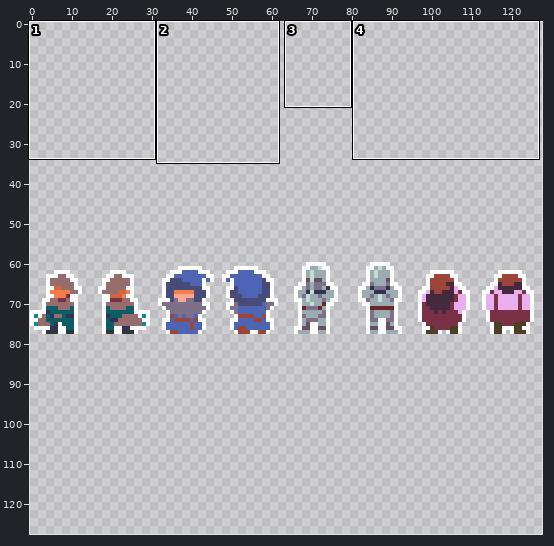
Pixel-art file, stored at Assets/Sprites/Characters.aseprite. The first picture is a wide view before the edit; the outline marks the close-up.
Close-up. First the earlier version:
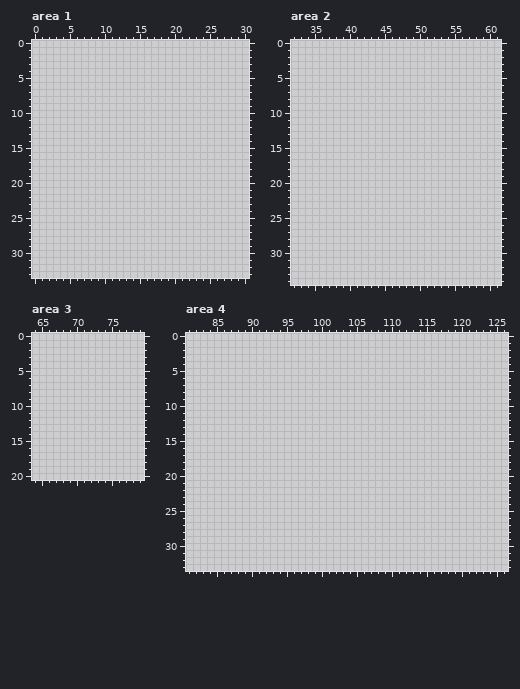
128x128 pixels, 1 frame. Shown: area 1: x 0..30, y 0..33; area 2: x 32..61, y 0..34; area 3: x 64..79, y 0..20; area 4: x 81..126, y 0..33. The old version is drawn lined up with the new one. The commit also changed other parts of the picture, which this record leaves out.
After the commit:
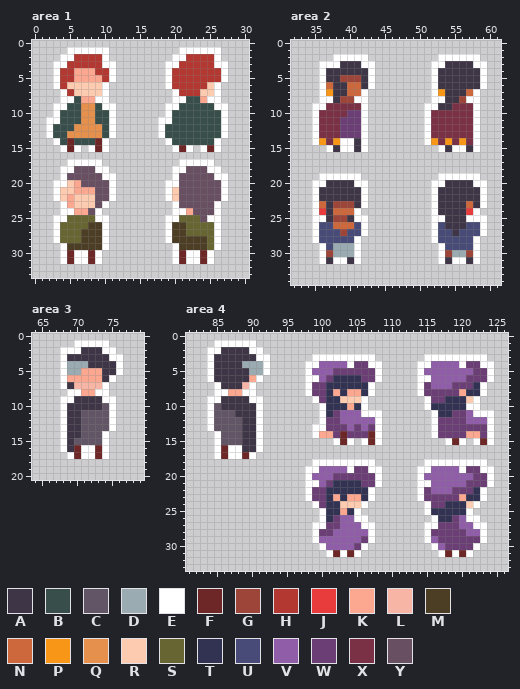
Palette (. is transparent): A #3e3546  B #374e4a  C #625565  D #9babb2  E #ffffff  F #6e2727  G #9e4539  H #b33831  J #e83b3b  K #fca790  L #f7b6a5  M #4c3e24  N #cd683d  P #f79617  Q #e6904e  R #fdcbb0  S #676633  T #323353  U #484a77  V #905ea9  W #6b3e75  X #7a3045  Y #694f62
From old to new:
whole drawing moved by -1,+60 (the old picture is shown already moved)
Area 1:
y 1: x 5..10 ...... -> EEEEEE; x 21..26 ...... -> EEEEEE
y 2: x 4..10 ....... -> EEHHHHE; x 20..26 ....... -> EEHHHHE
y 3: x 3..11 ......... -> EEHHHHHEE; x 19..27 ......... -> EEHHHHHEE
y 4: x 3..11 ......... -> EHHKKKHHE; x 19..27 ......... -> EHHHHHHHE
y 5: x 3..11 ......... -> EHHKKKKHE; x 19..27 ......... -> EHHHHHHHE
y 6: x 3..10 ........ -> EHRRRRRE; x 19..26 ........ -> EHHHHHRE
y 7: x 4..10 ....... -> EHRRRRE; x 20..26 ....... -> EHHHRRE
y 8: x 4..10 ....... -> EEBKKEE; x 20..26 ....... -> EEBBKEE
y 9: x 3..11 ......... -> EEBBQQBEE; x 19..27 ......... -> EEBBBBBEE
y 10: x 3..11 ......... -> EBBBQQBBE; x 19..27 ......... -> EBBBBBBBE
y 11: x 2..11 .......... -> EEBBBQQBBE; x 18..27 .......... -> EEBBBBBBBE
y 12: x 2..11 .......... -> EBBBQQQQBE; x 18..27 .......... -> EBBBBBBBBE
y 13: x 2..11 .......... -> EBBQQQQQBE; x 18..27 .......... -> EBBBBBBBBE
y 14: x 3..10 ........ -> EBFBBBFE; x 19..26 ........ -> EBBBBBBE
y 15: x 4..6 ... -> EFE; x 8..10 ... -> EFE; x 20..22 ... -> EFE; x 24..26 ... -> EFE
y 17: x 5..9 ..... -> EEEEE; x 21..25 ..... -> EEEEE
y 18: x 4..10 ....... -> EEYYYEE; x 20..26 ....... -> EEYYYEE
y 19: x 4..11 ........ -> EYYYYYEE; x 20..27 ........ -> EYYYYYEE
y 20: x 3..11 ......... -> EERKYYYYE; x 19..27 ......... -> EEYYYYYYE
y 21: x 3..11 ......... -> ERRKKKYYE; x 19..27 ......... -> ERYYYYYYE
y 22: x 3..11 ......... -> ERKRRRYYE; x 19..27 ......... -> ERYYYYYYE
y 23: x 4..10 ....... -> EKRRRYE; x 20..26 ....... -> EYYYYYE
y 24: x 4..9 ...... -> EEKKYE; x 20..26 ....... -> EEKYYYE
y 25: x 3..10 ........ -> EESSSSEE; x 19..26 ........ -> EESSSYEE
y 26: x 3..10 ........ -> ESSSSMME; x 19..26 ........ -> EMMSSSSE
y 27: x 3..10 ........ -> ESSSMMME; x 19..26 ........ -> EMMSSSSE
y 28: x 3..10 ........ -> ESSSMMME; x 19..26 ........ -> EMMMMMSE
y 29: x 4..10 ....... -> EMMMMME; x 20..26 ....... -> EMMMMSE
y 30..31: x 4..9 ...... -> EFEEFE; x 20..25 ...... -> EFEEFE
Area 2:
y 2: x 38..42 ..... -> EEEEE; x 53..58 ...... -> EEEEEE
y 3: x 36..43 ........ -> EEEAAAEE; x 52..59 ........ -> EEAAAAEE
y 4: x 36..43 ........ -> EAAAAAAE; x 52..59 ........ -> EAAAAAAE
y 5: x 36..43 ........ -> EAAGGGAE; x 52..59 ........ -> EAAAAAAE
y 6: x 36..43 ........ -> ENAANNAE; x 52..59 ........ -> EAAAAAAE
y 7: x 36..42 ....... -> EPAANNE; x 52..58 ....... -> EPAAANE
y 8: x 36..42 ....... -> EEAGGEE; x 52..58 ....... -> EEAAGEE
y 9: x 35..42 ........ -> EEXXXXXE; x 51..58 ........ -> EEAAXXXE
y 10: x 35..42 ........ -> EXXXXWWE; x 51..58 ........ -> EXXXXXXE
y 11..13: x 35..42 ........ -> EXXXWWWE; x 51..58 ........ -> EXXXXXXE
y 14: x 35..42 ........ -> EPXPEEAE; x 51..58 ........ -> EPXPXPXE
y 15: x 37..42 ...... -> EAEEAE; x 53..58 ...... -> EAEEAE
y 19: x 36..41 ...... -> EEEEEE; x 53..58 ...... -> EEEEEE
y 20: x 35..42 ........ -> EEAAAAEE; x 52..59 ........ -> EEAAAAEE
y 21..22: x 35..42 ........ -> EAAAAAAE; x 52..59 ........ -> EAAAAAAE
y 23: x 35..42 ........ -> ENAGGGAE; x 52..59 ........ -> EAAAANAE
y 24: x 35..41 ....... -> EJANNNE; x 52..58 ....... -> EAAAAJE
y 25: x 35..42 ........ -> EEAGGAEE; x 52..59 ........ -> EEAAAEEE
y 26: x 35..42 ........ -> EUUNNNUE; x 52..59 ........ -> EUAAAUUE
y 27: x 35..42 ........ -> EUUUGUUE; x 52..59 ........ -> EUUAUUUE
y 28: x 35..41 ....... -> EUUUUUE; x 52..58 ....... -> EUUUUUE
y 29: x 36..41 ...... -> EUDDDE; x 53..58 ...... -> EUUUUE
y 30: x 36..41 ...... -> EGDDDE; x 53..58 ...... -> EGDDGE
y 31: x 36..41 ...... -> EAEEAE; x 53..58 ...... -> EAEEAE
Area 3:
y 1: x 70..74 ..... -> EEEEE
y 2: x 68..75 ........ -> EEEAAAEE
y 3: x 68..76 ......... -> EAAAAAAEE
y 4: x 68..76 ......... -> EDDDAAAAE
y 5: x 68..76 ......... -> EDDKKKAAE
y 6: x 68..75 ........ -> EKKKKKAE
y 7: x 68..74 ....... -> EALLLLE
y 8: x 69..74 ...... -> EEKKEE
y 9: x 68..75 ........ -> EEAAAAEE
y 10: x 68..75 ........ -> EAAAAACE
y 11..13: x 68..75 ........ -> EAACCCCE
y 14: x 68..74 ....... -> EAACCCE
y 15: x 68..74 ....... -> EACCCCE
y 16: x 68..74 ....... -> EAFEEFE
y 17: x 69..74 ...... -> EFEEFE
Area 4:
y 1: x 85..90 ...... -> EEEEEE
y 2: x 84..91 ........ -> EEAAAAEE
y 3: x 84..92 ......... -> EAAAAAAEE; x 99..107 ......... -> EEEEEEEEE; x 115..123 ......... -> EEEEEEEEE
y 4: x 84..92 ......... -> EAAAADDDE; x 98..108 ........... -> EEVVVVEWWEE; x 114..124 ........... -> EEVVVVEWWEE
y 5: x 84..92 ......... -> EAAAAADDE; x 98..108 ........... -> EVVVWWWWWWE; x 114..124 ........... -> EVVVVVVVWWE
y 6: x 84..91 ........ -> EAAAAAKE; x 98..108 ........... -> EEVWTTTTWWE; x 114..124 ........... -> EEVVVVVWWWE
y 7: x 85..90 ...... -> EAAALE; x 98..107 .......... -> EWWTTTTTTE; x 114..123 .......... -> EWVVVWWWTE
y 8: x 85..90 ...... -> EEKKEE; x 98..107 .......... -> EWWTKTKKTE; x 114..123 .......... -> EWWWWWKTTE
y 9: x 84..91 ........ -> EEAAAAEE; x 99..106 ........ -> EWTTRRRE; x 115..122 ........ -> EWWTTTRE
y 10: x 84..91 ........ -> ECAAAAAE; x 100..106 ....... -> ETTTKTE; x 115..122 ........ -> ETTTTTEE
y 11: x 84..91 ........ -> ECCCAAAE; x 100..108 ......... -> ETWVVVEEE; x 116..124 ......... -> ETTWWVEEE
y 12: x 84..91 ........ -> ECCCCAAE; x 100..108 ......... -> EWWVVVVVE; x 116..124 ......... -> EWWWWVVVE
y 13: x 84..91 ........ -> ECCCCAAE; x 99..108 .......... -> EEWWWVWVWE; x 116..124 ......... -> EWWWWWWWE
y 14: x 85..91 ....... -> ECCCAAE; x 99..108 .......... -> EKKWFWWWFE; x 116..124 ......... -> EWWWWKKWE
y 15: x 85..91 ....... -> ECCCAAE; x 102..104 ... -> EFE; x 106..108 ... -> EFE; x 118..120 ... -> EFE; x 122..124 ... -> EFE
y 16: x 85..91 ....... -> EFEEAAE
y 17: x 85..90 ...... -> EFEEFE
y 18: x 99..107 ......... -> EEEEEEEEE; x 115..123 ......... -> EEEEEEEEE
y 19: x 98..108 ........... -> EEVVVVEWWEE; x 114..124 ........... -> EEVVVVEWWEE
y 20: x 98..108 ........... -> EVVVWWWWWWE; x 114..124 ........... -> EVVVVVVVWWE
y 21: x 98..108 ........... -> EEVWTTTTWWE; x 114..124 ........... -> EEVVVVVWWWE
y 22: x 98..107 .......... -> EWWTTTTTTE; x 114..123 .......... -> EWVVVWWWTE
y 23: x 98..107 .......... -> EWWTKTKKTE; x 114..123 .......... -> EWWWWWKTTE
y 24: x 99..106 ........ -> EWTTRRRE; x 115..122 ........ -> EWWTTTRE
y 25: x 100..105 ...... -> ETTKTE; x 115..121 ....... -> ETTTTTE
y 26: x 100..106 ....... -> ETWVVEE; x 116..122 ....... -> ETTWVEE
y 27: x 99..107 ......... -> EEWWVVVEE; x 115..123 ......... -> EEWWWVVEE
y 28: x 99..107 ......... -> EWWVVVVVE; x 115..123 ......... -> EWWWWWVVE
y 29: x 99..107 ......... -> EVVVVVVWE; x 115..123 ......... -> EVWWWWWWE
y 30: x 100..106 ....... -> EVVVVWE; x 116..122 ....... -> EVWWWWE
y 31: x 101..105 ..... -> EFEFE; x 117..121 ..... -> EFEFE
